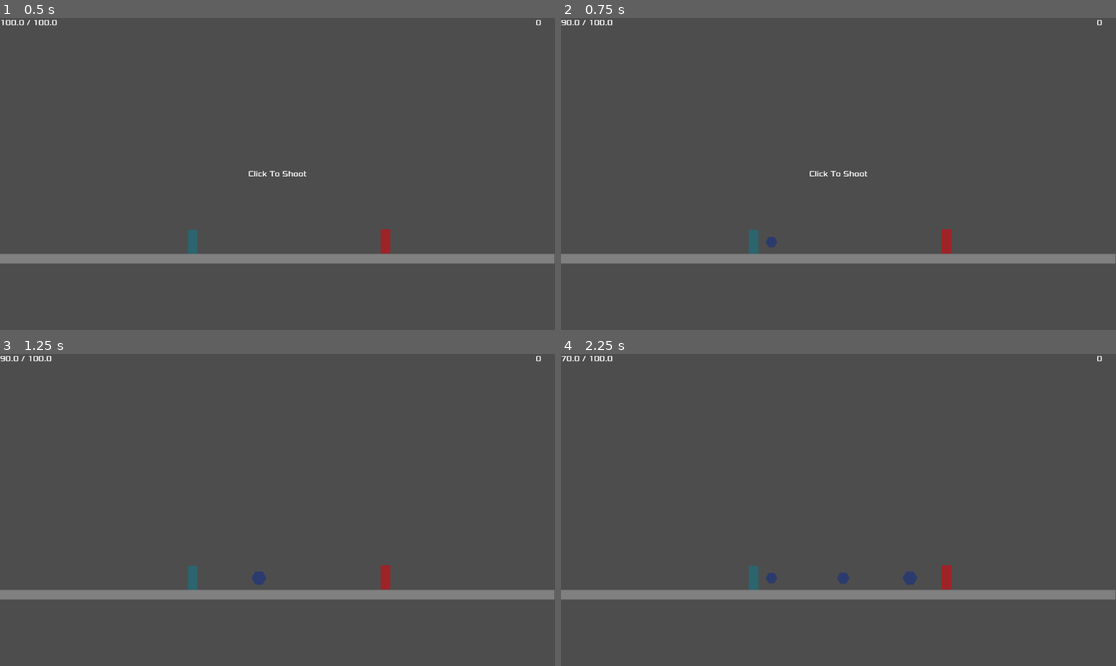
Above: before the commit, frames 1-4 (two rows, left to right).
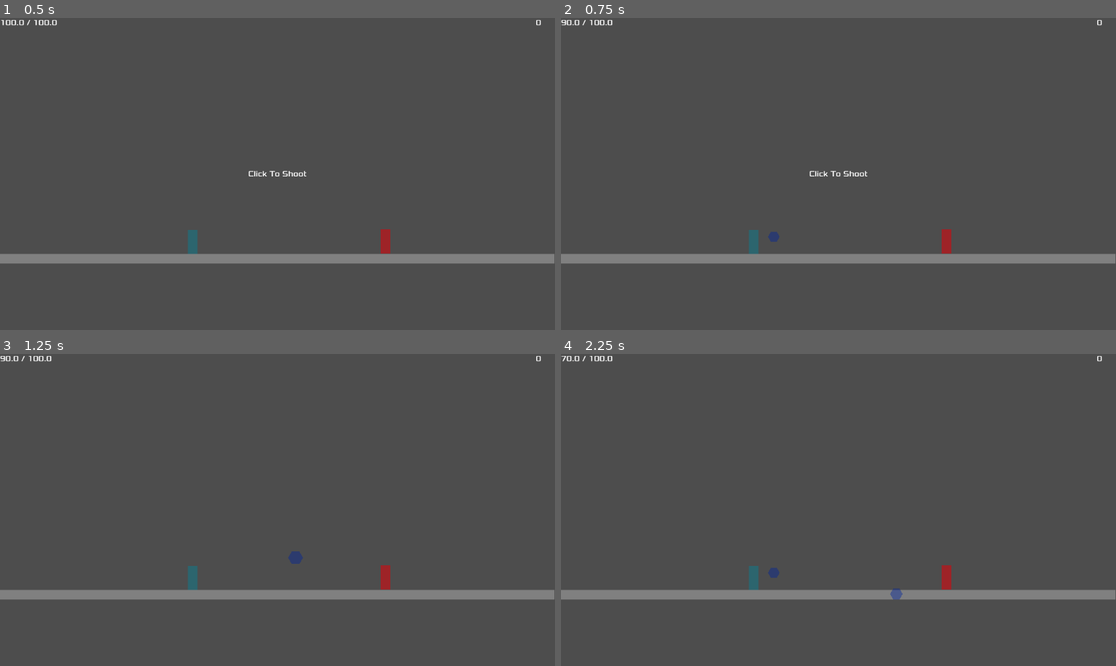
Above: after the commit, the same moments.

Repository: EonViljoen/MerlinEngine
Game: Godot game, scene res://main.tscn
Same seed, same stepped clock (60 frames per second), same inputs: the game is played once before the commit and once after it.
Inputs (mouse positions are in pixels of both pictures, inside the frame that each line leads up to):
- Up to frame 1 (0.5 s): no input
- Up to frame 2 (0.75 s): tap Enter at 0.5 s; move the mouse to (755, 242) at 0.52 s; click (755, 242) at 0.6 s
- Up to frame 3 (1.25 s): no input
- Up to frame 4 (2.25 s): move the mouse to (727, 525) at 1.27 s; click (727, 525) at 1.35 s; move the mouse to (894, 441) at 2.02 s; click (894, 441) at 2.1 s

Frame 1 is identical in both runs. In frame 2, less than 0.1% of the frame differs, in the area x 36-40%, y 68-74%; in frame 3, 0.2%; in frame 4, 0.3%, in the area x 36-65%, y 68-79%.

Commit message:
Arc shot

Diff:
--- a/main.tscn
+++ b/main.tscn
@@ -38,6 +38,7 @@
 position = Vector2(800, 464)
 script = ExtResource("2_ur8c2")
 isDummy = true
+activeTarget = true
 
 [node name="HUD" parent="." instance=ExtResource("3_h2yge")]
 
--- a/projectile.tscn
+++ b/projectile.tscn
@@ -12,12 +12,11 @@
 
 [node name="Projectile" type="Node2D"]
 script = ExtResource("1_a85iw")
-speed = 20.0
-direction = Vector2(10.36, 0)
+speed = 500.0
+angle = 45.0
 
 [node name="RigidBody2D" type="RigidBody2D" parent="."]
 physics_material_override = SubResource("PhysicsMaterial_qxf0c")
-gravity_scale = 0.0
 can_sleep = false
 script = ExtResource("2_qxf0c")
 projectileRadius = 12
--- a/scripts/player.gd
+++ b/scripts/player.gd
@@ -45,6 +45,7 @@
 		self.add_child(spell)
 		spell.global_position.x = self.global_position.x + spawnRange
 
+
 	else:
 		setMessageHUD.emit('Not Enough Mana')
 
--- a/scripts/projectile_physics.gd
+++ b/scripts/projectile_physics.gd
@@ -1,10 +1,20 @@
 extends Node2D
 
 @export var speed: float
-@export var direction: Vector2
+@export var angle: float
+
+@onready var projectileGravity = ProjectSettings.get_setting("physics/2d/default_gravity")
+
 
 func _ready():
 	shoot()
 
 func shoot():
-	$RigidBody2D.apply_impulse(Vector2(speed*direction))
+	#var targetPos =
+
+
+
+	var radians = deg_to_rad(angle)
+	var direction = Vector2(cos(radians), -sin(radians))
+
+	$RigidBody2D.apply_impulse(speed * direction)
--- a/scripts/target.gd
+++ b/scripts/target.gd
@@ -1,6 +1,7 @@
 extends RigidBody2D
 
 @export var isDummy: bool
+@export var activeTarget: bool
 
 signal enemyDamage
 
